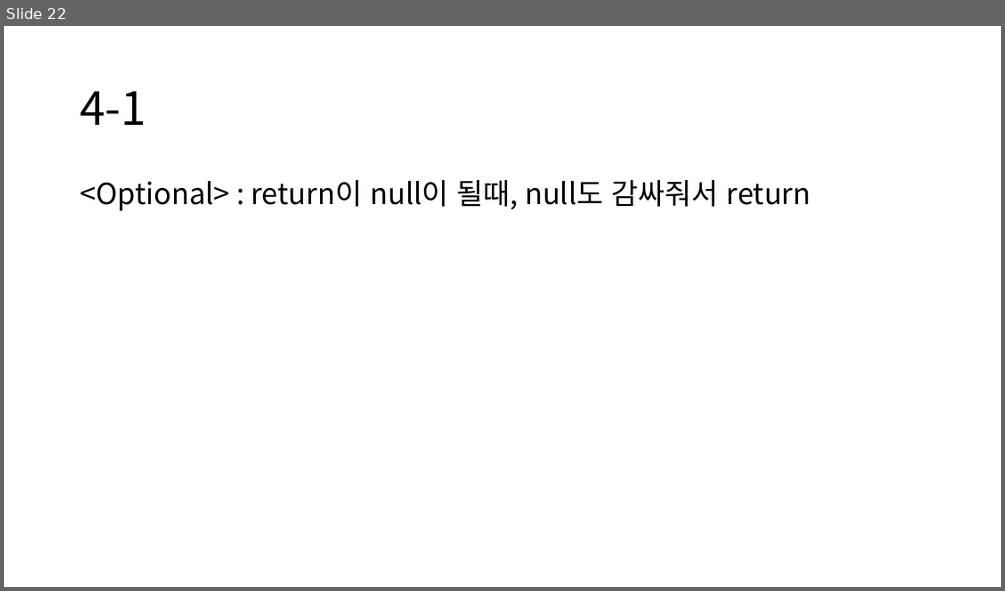
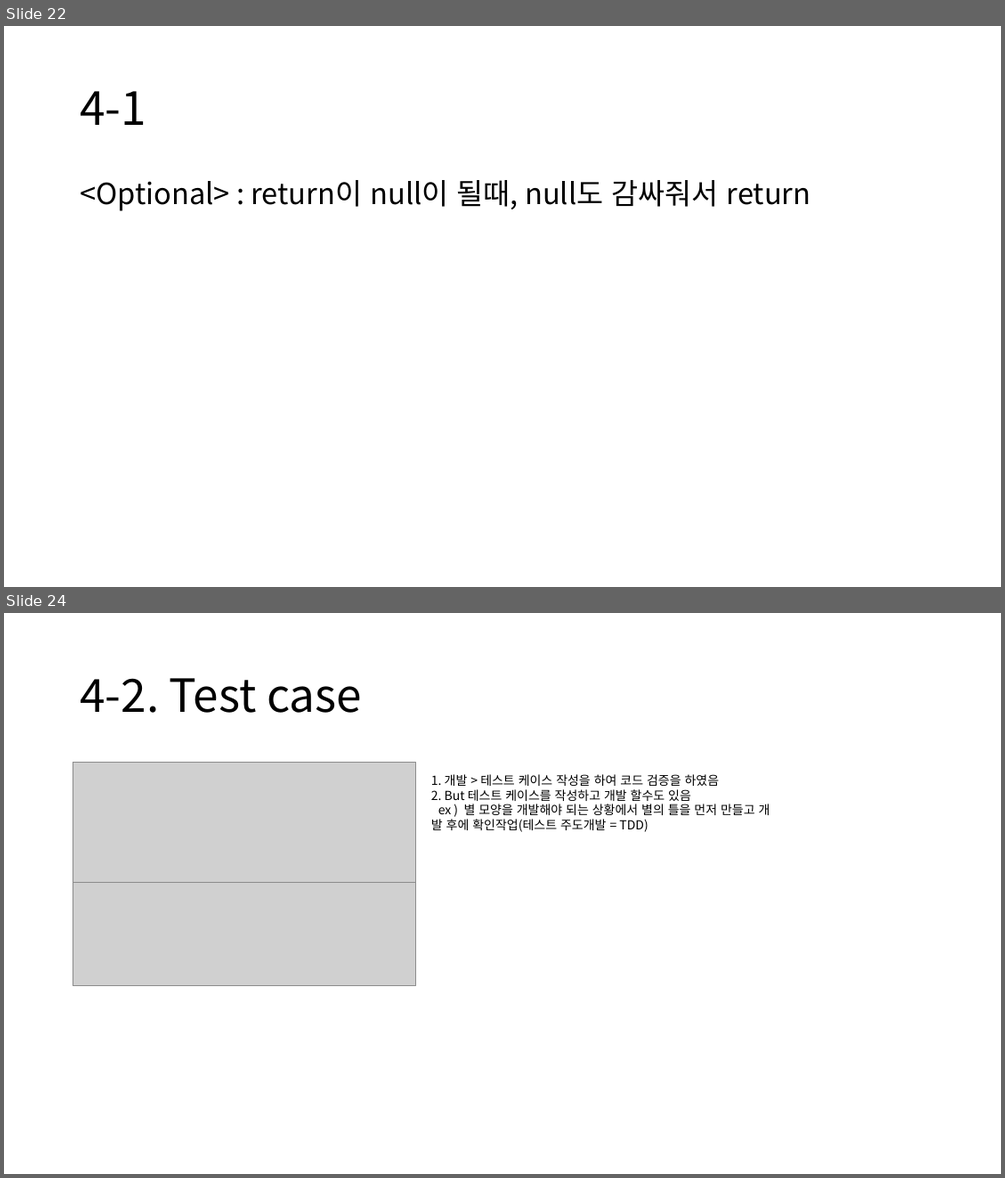
Before and after one commit to rkadbwkd/Spring-basic, a slide deck: Spring-basic.pptx. Shown one above the other, each under a label of ours: slide 22 before the commit, slides 22 and 24 after it; the slides between them are not shown. The pictures are 1005x591 and 1005x1178 pixels, drawn with LibreOffice and Linux fonts; fonts in the diff are those of the drawing; grey boxes stand for pictures. Boxes give left, top, right and bottom in pixels: in the first picture for what was removed or moved away, otherwise in the second. Text is boxed around its words. In the diff, an @@ line names an element or a change of style, - is before the commit and + after.

```diff
--- a/Spring-basic.pptx
+++ b/Spring-basic.pptx
@@ slide 24 added at <box>4,613,1001,1174</box>, background #FFFFFF @@
@@ title added at <box>80,678,362,713</box>, 44 pt, text #000000 @@
+4-2. Test case
@@ picture added at <box>73,763,416,883</box> @@
@@ text added at <box>431,774,770,832</box>, 12 pt, text #000000 @@
+1. 개발 > 테스트 케이스 작성을 하여 코드 검증을 하였음
+2. But 테스트 케이스를 작성하고 개발 할수도 있음
+ex ) 별 모양을 개발해야 되는 상황에서 별의 틀을 먼저 만들고 개 발 후에 확인작업(테스트 주도개발 = TDD)
@@ picture added at <box>73,882,416,985</box> @@
```
Also in this commit, not shown: 1 other slide added, 2 other files.
